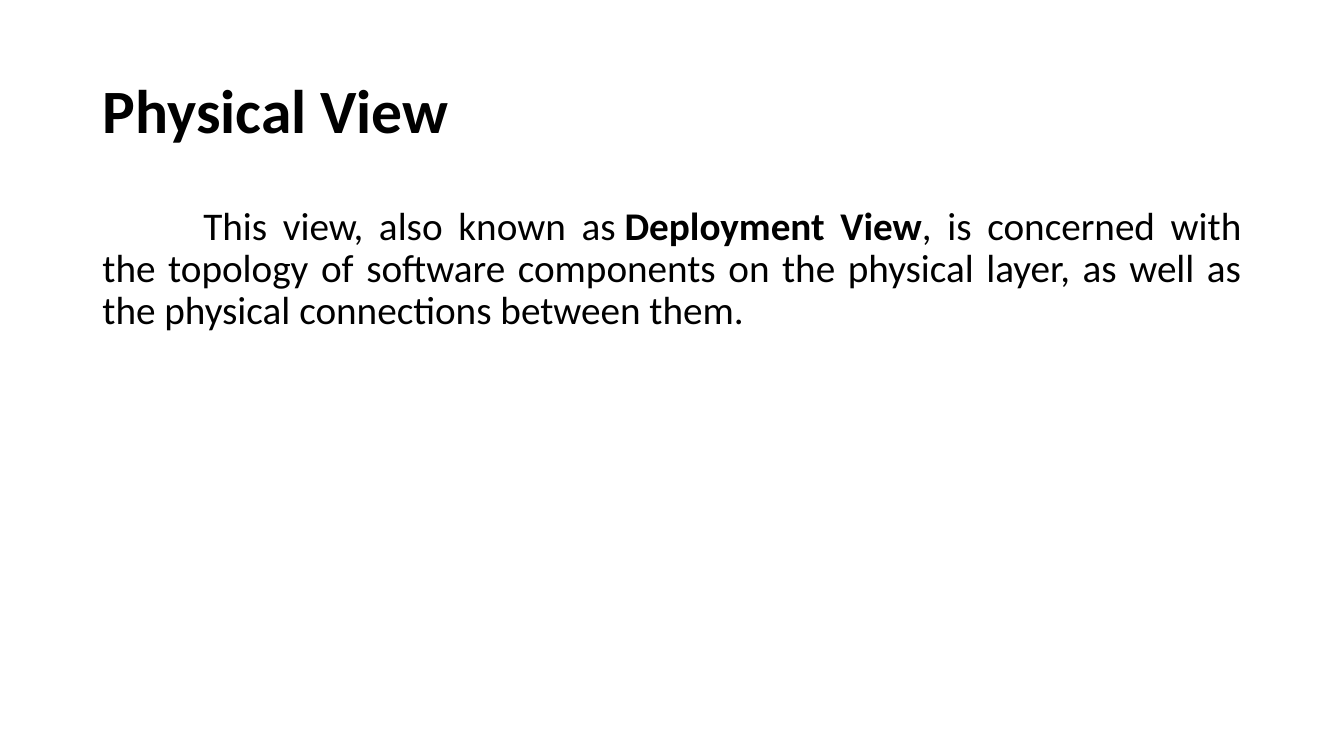
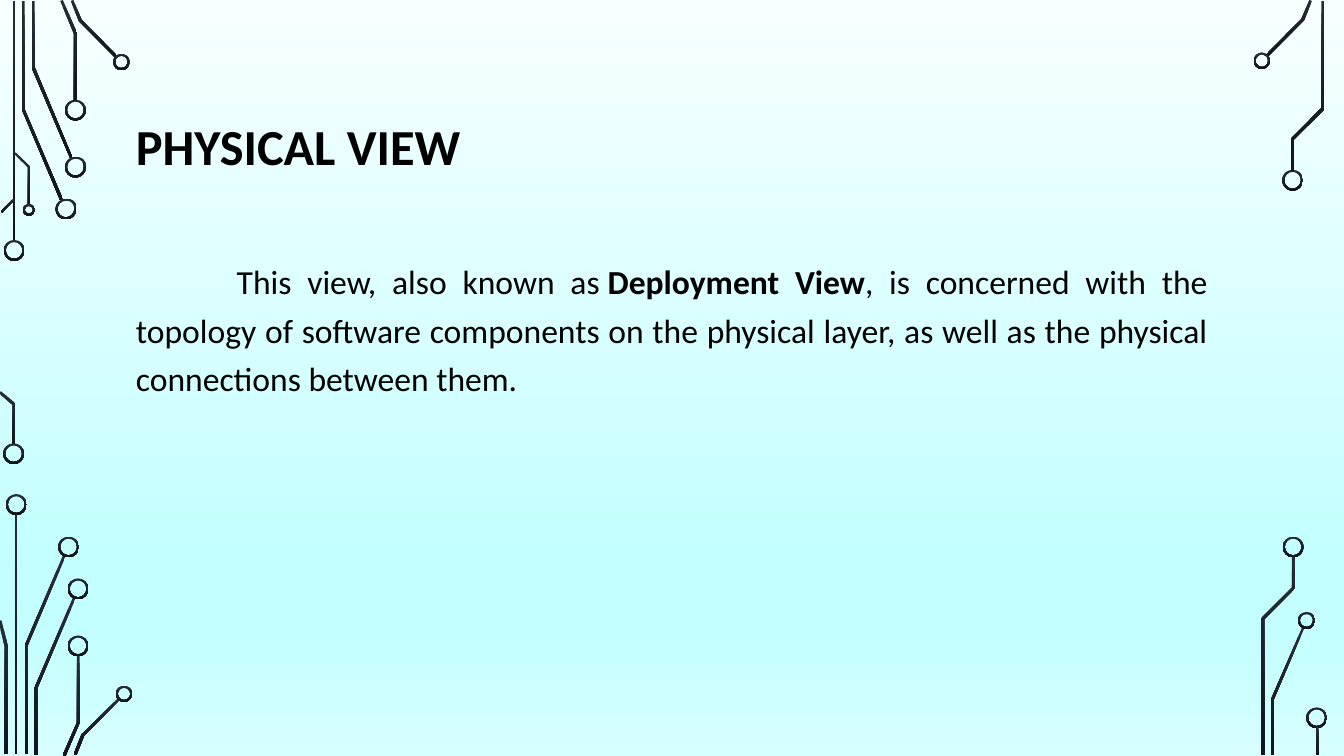
Before and after one commit to dianamoreira/thefuck, a slide deck: slide 16 of ArchSW-docs/The Fuck.pptx. Drawn at 1344x756 pixels with LibreOffice and Linux fonts; fonts in the diff are those of the drawing; background and template pictures are left out. Boxes give left, top, right and bottom in pixels: in the first picture for what was removed or moved away, otherwise in the second. Text is boxed around its words. In the diff, an @@ line names an element or a change of style, - is before the commit and + after.

```diff
--- a/ArchSW-docs/The Fuck.pptx
+++ b/ArchSW-docs/The Fuck.pptx
@@ background #FFFFFF to picture (left out) @@
@@ title at [136,132,460,166]: text changed; size 44 to 36 pt @@
-Physical View
+PHYSICAL VIEW
@@ text "This view, also known as ...": place and size @@
-text "This view, also known as ..." at [102,212,1242,331]
+text "This view, also known as ..." at [136,270,1208,392]
@@ text "This view, also known as ..." at [136,270,1208,392]: size 28 to 24 pt; line spacing 0.9 to 1.2 @@
@@ group added at [0,0,1328,756]: 33 freeform shapes, 3 rectangles @@
```
Also in this commit, not shown: 10 other slides changed, 10 slides added, 6 slides removed, 1 other file.
